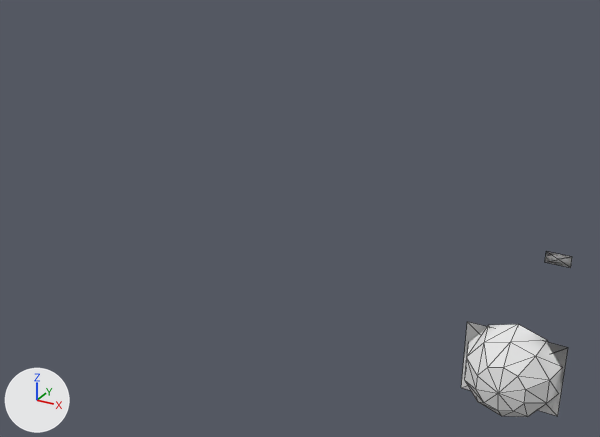
Before and after pictures for a commit that changed the OBJ model assets/meshes/hull_terran_battlecruiser_frag_4.obj.
Both versions are drawn from a 50 mm lens placed at (2.055, -2.375, 1.509), pointed at (1.036, -0.523, 0.582). Arrows for +X, +Y and +Z are at lower left; the lights stay in place. The older version comes first. Mesh edges are drawn as thin lines. Where no turn or scale is listed for an object, it has been applied to the vertices.

The first picture shows 'hull_terran_battlecruiser_frag_4'.
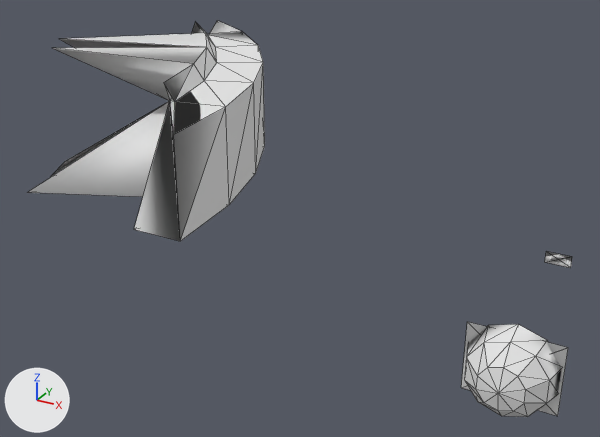
Boxes (x1, y1, x2, y2) around the edits, measured in the pictures (600 x 437 px; the box of a moved part takes in the faces that stretch with it):
'hull_terran_battlecruiser_frag_4', reshaped (388% wider, 138% taller)
    before: (461, 251, 572, 417)
    after: (27, 20, 572, 417)
part 1 of me_hull_terran_battlecruiser_frag_4, added
    after: (27, 20, 265, 241)
part 2 of me_hull_terran_battlecruiser_frag_4, moved or reshaped
    both: (549, 350, 568, 413)
part 3 of me_hull_terran_battlecruiser_frag_4, moved or reshaped
    before: (545, 252, 572, 268)
    after: (545, 251, 572, 268)

The change, as a list of edits to the scene's bpy script:
```text
Change me_hull_terran_battlecruiser_frag_4:
    used by ob_hull_terran_battlecruiser_frag_4; location = (0.0, 0.0, 0.0)
    verts and faces of me_hull_terran_battlecruiser_frag_4; kept vertices keep their numbers, new ones are numbered from 42
    before: 4 (1.57, 0.205, 0.256) at pixel (544, 262), 5 (1.655, 0.205, 0.256) at pixel (570, 267), 6 (1.655, 0.205, 0.297) at pixel (572, 256), 7 (1.57, 0.205, 0.297) at pixel (546, 251), 41 (1.613, 0.205, 0.277) at pixel (558, 259)
    remove me_hull_terran_battlecruiser_frag_4.from_pydata(...)  # 42 vertices, 72 faces; spans x 1.468..1.757, y -0.435..0.205, z 0.0..0.297
    add me_hull_terran_battlecruiser_frag_4.from_pydata(...)  # 78 vertices, 140 faces; spans x 0.483..1.757, y -1.204..0.205, z 0.0..1.074
    me_hull_terran_battlecruiser_frag_4 part 1: a new loose piece of 36 vertices spanning x 0.483..1.146, y -1.204..-0.212, z 0.781..1.074
    me_hull_terran_battlecruiser_frag_4 part 2
    7 faces are deleted
    7 new faces join them, mat_interior (white #e7e7e7)
    me_hull_terran_battlecruiser_frag_4 part 3
    add delete_faces([(4, 7, 41), (6, 41, 7), (5, 41, 6), (4, 41, 5)])
    add faces += [(4, 5, 41), (5, 6, 41), (6, 7, 41), (4, 41, 7)]  # mat_interior (white #e7e7e7)
```
